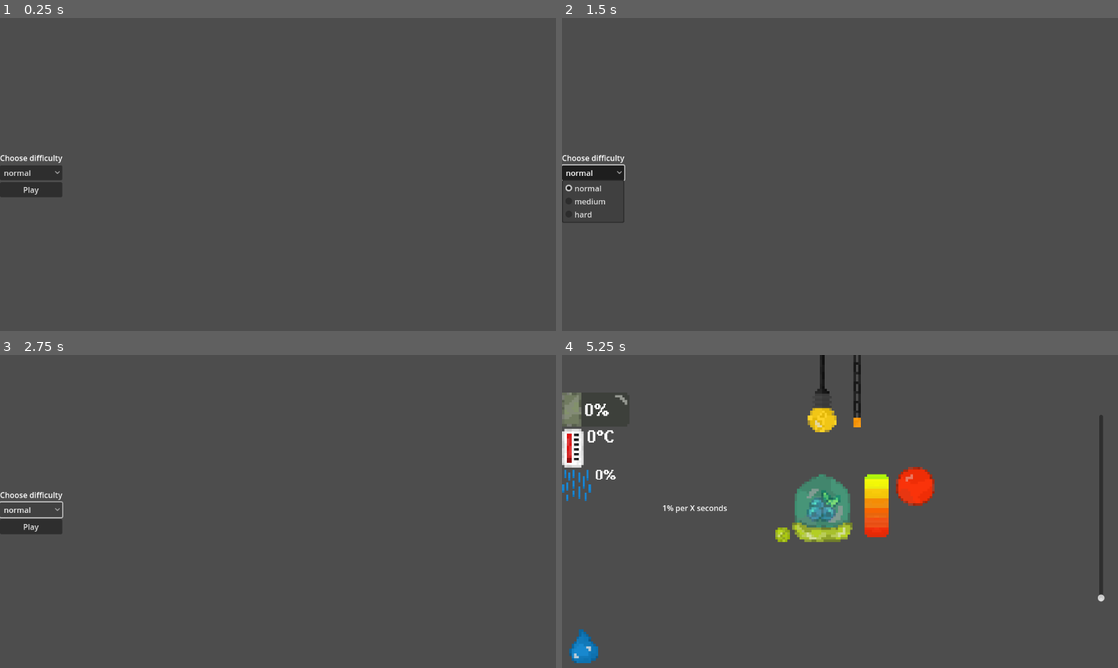
Above: before the commit, frames 1-4 (two rows, left to right).
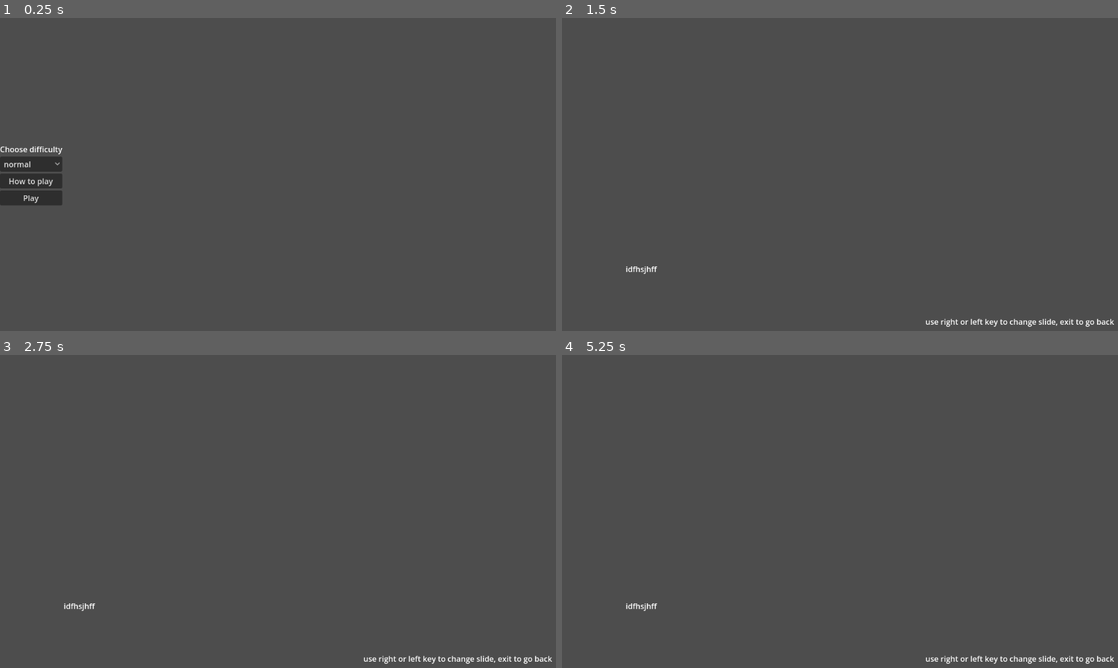
Above: after the commit, the same moments.

Repository: jakubaszcz/Godot-Wild-Jam-87
Game: Godot game, scene res://nodes/menu.tscn
Same seed, same stepped clock (60 frames per second), same inputs: the game is played once before the commit and once after it.
Inputs (mouse positions are in pixels of both pictures, inside the frame that each line leads up to):
- Up to frame 1 (0.25 s): no input
- Up to frame 2 (1.5 s): click (595, 180) at 0.5 s, where only the run after the commit has a clickable "How to play"; click (595, 171) at 1.25 s, where only the run before the commit has a clickable "normal"
- Up to frame 3 (2.75 s): click (33, 508) at 2 s, where only the run before the commit has a clickable "normal"
- Up to frame 4 (5.25 s): click (595, 527) at 2.75 s, where only the run before the commit has a clickable "Play"; click (595, 527) at 3.5 s, where only the run before the commit has a clickable "Play"; click (595, 508) at 4.25 s, where only the run before the commit has a clickable "normal"; click (784, 533) at 5.02 s

The runs differ from the first frame. In frame 1, 1.0% of the frame differs, in the area x 0-12%, y 40-60%; in frame 2, 1.3%; in frame 3, 1.2%; in frame 4, 6.9%, in the area x 0-100%, y 0-99%.

Commit message:
Adding how to play scene

Diff:
--- /dev/null
+++ b/nodes/htp.tscn
@@ -0,0 +1,33 @@
+[gd_scene format=3 uid="uid://c2uig0n7x6tj7"]
+
+[node name="Htp" type="Control"]
+layout_mode = 3
+anchors_preset = 15
+anchor_right = 1.0
+anchor_bottom = 1.0
+grow_horizontal = 2
+grow_vertical = 2
+
+[node name="TextureRect" type="TextureRect" parent="."]
+custom_minimum_size = Vector2(1000, 500)
+layout_mode = 0
+offset_left = 81.0
+offset_top = 40.0
+offset_right = 1081.0
+offset_bottom = 540.0
+
+[node name="description" type="Label" parent="."]
+layout_mode = 0
+offset_left = 132.0
+offset_top = 508.0
+offset_right = 969.0
+offset_bottom = 622.0
+text = "idfhsjhff"
+
+[node name="info" type="Label" parent="."]
+layout_mode = 0
+offset_left = 753.0
+offset_top = 617.0
+offset_right = 1144.0
+offset_bottom = 640.0
+text = "use right or left key to change slide, exit to go back"
--- a/nodes/menu.tscn
+++ b/nodes/menu.tscn
@@ -12,7 +12,7 @@
 grow_vertical = 2
 script = ExtResource("1_01rij")
 dropdown = NodePath("BoxContainer/VBoxContainer/difficulties_box/OptionButton")
-button = NodePath("BoxContainer/VBoxContainer/play_box/Button")
+button = NodePath("BoxContainer/VBoxContainer/play_box/play")
 click_sound = ExtResource("2_ab7ik")
 sound = NodePath("AudioStreamPlayer2D")
 timer = NodePath("Timer")
@@ -43,13 +43,19 @@
 [node name="play_box" type="VBoxContainer" parent="BoxContainer/VBoxContainer"]
 layout_mode = 2
 
-[node name="Button" type="Button" parent="BoxContainer/VBoxContainer/play_box"]
+[node name="htp" type="Button" parent="BoxContainer/VBoxContainer/play_box"]
+layout_mode = 2
+text = "How to play"
+
+[node name="play" type="Button" parent="BoxContainer/VBoxContainer/play_box"]
 layout_mode = 2
 text = "Play"
 
 [node name="AudioStreamPlayer2D" type="AudioStreamPlayer2D" parent="."]
 
 [node name="Timer" type="Timer" parent="."]
+wait_time = 0.05
 
 [connection signal="pressed" from="BoxContainer/VBoxContainer/difficulties_box/OptionButton" to="." method="_on_option_button_pressed"]
-[connection signal="pressed" from="BoxContainer/VBoxContainer/play_box/Button" to="." method="_on_button_pressed"]
+[connection signal="pressed" from="BoxContainer/VBoxContainer/play_box/htp" to="." method="_on_htp_pressed"]
+[connection signal="pressed" from="BoxContainer/VBoxContainer/play_box/play" to="." method="_on_button_pressed"]
--- a/scripts/globals/signals.gd
+++ b/scripts/globals/signals.gd
@@ -1,6 +1,6 @@
 extends Node
 
-signal bulb_break
+signal bulb_break()
 signal game_over
 signal humidty(value)
 signal heat(value)
--- a/scripts/menu.gd
+++ b/scripts/menu.gd
@@ -12,6 +12,8 @@
 @export var timer : Timer
 
 var difficulties = {}
+
+var type : bool = false
 
 func _ready() -> void:
 
@@ -37,12 +39,22 @@
 	DifficultyManager._set_difficulty(difficulties[key])
 
 func _on_pressed() -> void:
+	type = true
 	timer.start()
 
 func _on_delay_finished() -> void:
+	if type:
+		_play()
+	else:
+		_htp()
+
+func _htp() -> void:
+	get_tree().change_scene_to_file("res://nodes/htp.tscn")
+
+func _play() -> void:
+	print("sdfdf")
 	get_tree().change_scene_to_file("res://nodes/game.tscn")
-	Game._set_game_start(true)   # ← assurez‑vous que la classe Game est chargée
-
+	Game._set_game_start(true)
 
 func _on_option_button_pressed() -> void:
 	self.emit_signal("click")
@@ -58,3 +70,9 @@
 	if sound.playing:
 		sound.stop()
 	sound.play()
+
+
+func _on_htp_pressed() -> void:
+	type = false
+	self.emit_signal("click")
+	timer.start()
